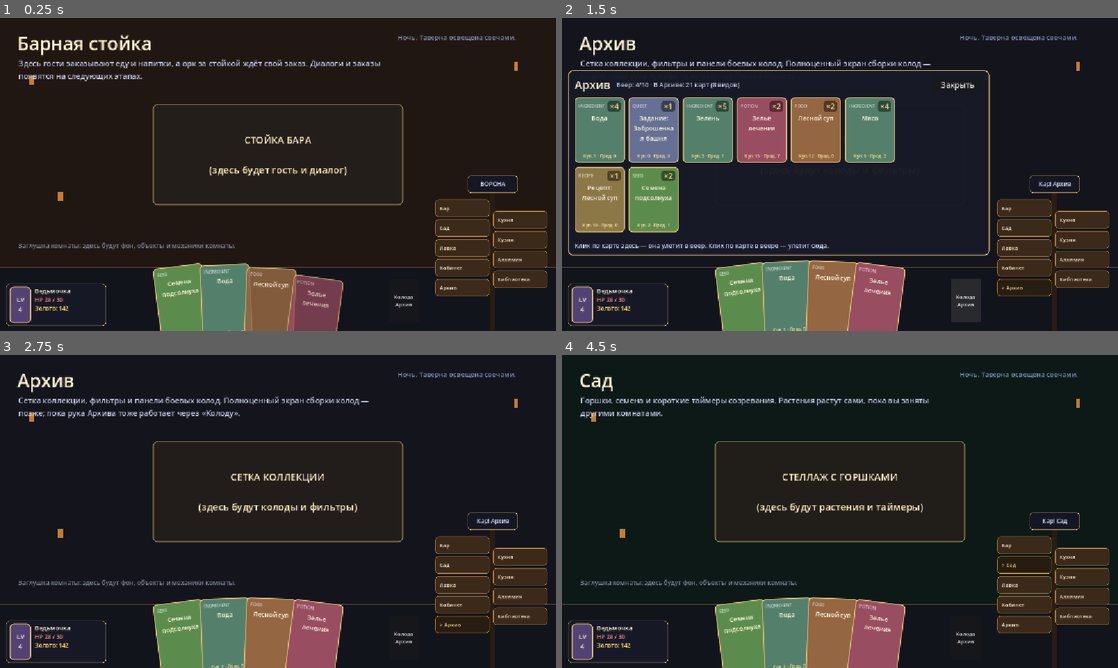
Above: before the commit, frames 1-4 (two rows, left to right).
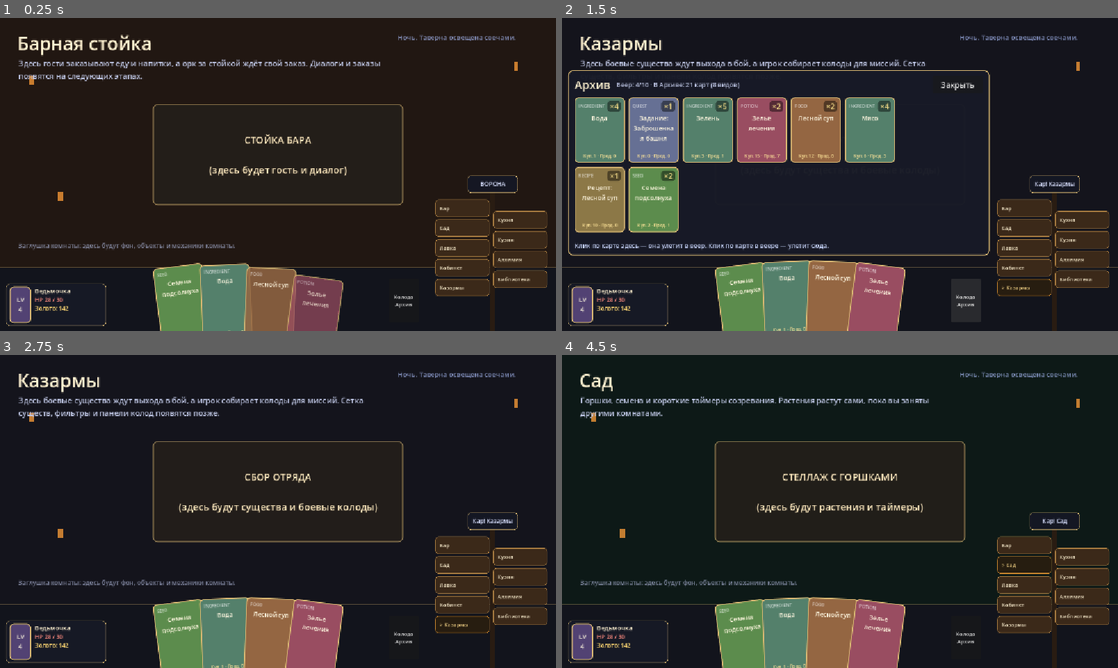
Above: after the commit, the same moments.

Repository: rust1722/eccg
Game: Godot game, scene res://scenes/main.tscn
Same seed, same stepped clock (60 frames per second), same inputs: the game is played once before the commit and once after it.
Inputs (mouse positions are in pixels of both pictures, inside the frame that each line leads up to):
- Up to frame 1 (0.25 s): no input
- Up to frame 2 (1.5 s): click (1023, 287) at 0.5 s, where only the run before the commit has a clickable "Архив"; click "Колода Архив" at 1.25 s
- Up to frame 3 (2.75 s): click "Закрыть" at 2 s
- Up to frame 4 (4.5 s): click "Бар" at 2.75 s; click (1023, 624) at 3.5 s, where only the run after the commit has a clickable "Казармы"; click "Сад" at 4.25 s

The runs differ from the first frame. In frame 1, less than 0.1% of the frame differs, in the area x 79-84%, y 85-88%; in frame 2, 1.3%; in frame 3, 2.6%, in the area x 3-93%, y 6-88%; in frame 4, less than 0.1%.

Commit message:
Rename Archive room to Barracks (Казармы)
The deck-building room on the signpost is no longer called
Archive: Archive now means only the card storage opened by the
Deck button, which removes the 'Archive on the signpost vs
Archive next to the fan' confusion.

- scenes/rooms/ArchiveScene.tscn -> BarracksScene.tscn
  (room_id archive -> barracks, title Казармы)
- RoomManager titles/scenes and SignpostNav column updated
- Barracks chosen over Armory: decks are mostly creature
  fighters, not weapons, and Armory would clash with Forge
- DESIGN.md 4.7/6.3/6.5 and decision log updated; note added
  to STAGE_3_2.md. Archive storage code/UI untouched.

Co-authored-by: arena-agent <297053741+arena-agent@users.noreply.github.com>

Diff:
--- a/scenes/rooms/ArchiveScene.tscn
+++ /dev/null
@@ -1,14 +0,0 @@
-[gd_scene load_steps=2 format=3]
-
-[ext_resource type="Script" path="res://scripts/rooms/PlaceholderRoom.gd" id="1"]
-
-[node name="ArchiveScene" type="Control"]
-anchors_preset = 15
-anchor_right = 1.0
-anchor_bottom = 1.0
-script = ExtResource("1")
-room_id = "archive"
-room_title = "Архив"
-room_subtitle = "Сетка коллекции, фильтры и панели боевых колод. Полноценный экран сборки колод — позже; пока рука Архива тоже работает через «Колоду»."
-center_object_text = "СЕТКА КОЛЛЕКЦИИ\n\n(здесь будут колоды и фильтры)"
-background_color = Color(0.08, 0.08, 0.11, 1)
--- /dev/null
+++ b/scenes/rooms/BarracksScene.tscn
@@ -0,0 +1,14 @@
+[gd_scene load_steps=2 format=3]
+
+[ext_resource type="Script" path="res://scripts/rooms/PlaceholderRoom.gd" id="1"]
+
+[node name="BarracksScene" type="Control"]
+anchors_preset = 15
+anchor_right = 1.0
+anchor_bottom = 1.0
+script = ExtResource("1")
+room_id = "barracks"
+room_title = "Казармы"
+room_subtitle = "Здесь боевые существа ждут выхода в бой, а игрок собирает колоды для миссий. Сетка существ, фильтры и панели колод появятся позже."
+center_object_text = "СБОР ОТРЯДА\n\n(здесь будут существа и боевые колоды)"
+background_color = Color(0.08, 0.08, 0.11, 1)
--- a/scripts/autoload/RoomManager.gd
+++ b/scripts/autoload/RoomManager.gd
@@ -23,7 +23,7 @@
 	"library": "Библиотека",
 	"shop": "Лавка",
 	"cabinet": "Кабинет",
-	"archive": "Архив",
+	"barracks": "Казармы",
 }
 
 ## Комнаты, у которых уже есть сцена. С этапа 3 сцены есть у всех
@@ -37,7 +37,7 @@
 	"library": "res://scenes/rooms/LibraryScene.tscn",
 	"shop": "res://scenes/rooms/ShopScene.tscn",
 	"cabinet": "res://scenes/rooms/CabinetScene.tscn",
-	"archive": "res://scenes/rooms/ArchiveScene.tscn",
+	"barracks": "res://scenes/rooms/BarracksScene.tscn",
 }
 
 var current_room_id: String = ""
--- a/scripts/ui/SignpostNav.gd
+++ b/scripts/ui/SignpostNav.gd
@@ -9,7 +9,7 @@
 ## Указатель — часть постоянной нижней полосы оболочки и накладывается
 ## на любую комнату; сами переходы выполняет RoomManager.go_to_room().
 
-const LEFT_COLUMN: Array[String] = ["bar", "garden", "shop", "cabinet", "archive"]
+const LEFT_COLUMN: Array[String] = ["bar", "garden", "shop", "cabinet", "barracks"]
 const RIGHT_COLUMN: Array[String] = ["kitchen", "forge", "alchemy", "library"]
 const PLANK_SIZE := Vector2(112, 36)
 
Not shown, changed: docs/DESIGN.md
Not shown, changed: docs/STAGE_3_2.md
